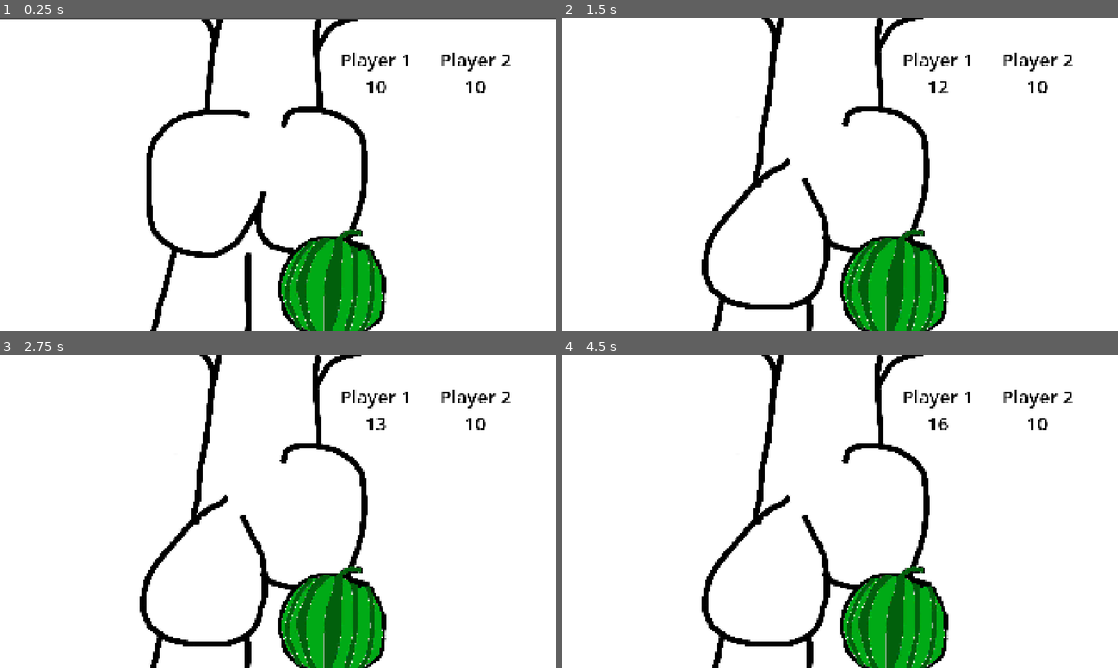
Above: before the commit, frames 1-4 (two rows, left to right).
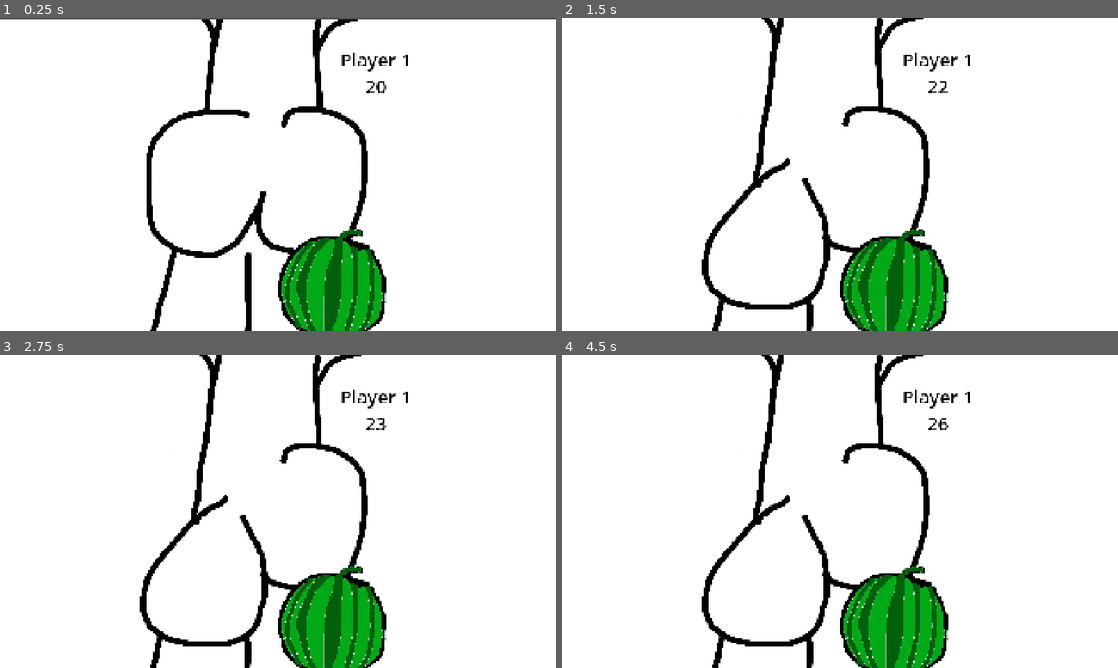
Above: after the commit, the same moments.

Repository: ValT78/minigames
Game: Godot game, scene res://minigames/minigame_fesses.tscn
Same seed, same stepped clock (60 frames per second), same inputs: the game is played once before the commit and once after it. This scene is started directly instead of the project's main scene.
Inputs (mouse positions are in pixels of both pictures, inside the frame that each line leads up to):
- Up to frame 1 (0.25 s): no input
- Up to frame 2 (1.5 s): tap Enter at 0.5 s; move the mouse to (962, 158) at 0.52 s; hold D from 0.53 s (still down); tap Shift at 0.6, 1.35 s; click (962, 158) at 0.67 s; tap W at 0.77 s; tap Space at 1.25 s; move the mouse to (728, 190) at 1.27 s
- Up to frame 3 (2.75 s): tap W at 1.52 s; tap Enter at 2 s; move the mouse to (333, 442) at 2.02 s; release D at 2.03 s; hold A from 2.03 s (still down); tap Shift at 2.1 s
- Up to frame 4 (4.5 s): tap Space at 2.75, 4.25 s; move the mouse to (812, 574) at 2.77 s; release A at 2.78 s; hold D 2.78-4.28 s; tap Shift at 2.85, 3.6, 4.35 s; click (812, 574) at 2.92 s; tap W at 3.02, 3.77 s; tap Enter at 3.5 s; move the mouse to (1006, 558) at 3.52 s; move the mouse to (673, 464) at 4.27 s; hold A from 4.28 s (still down)

The runs differ from the first frame. In frame 1, 0.3% of the frame differs, in the area x 65-92%, y 11-24%; in frame 2, 0.3%; in frame 3, 0.3%; in frame 4, 0.3%.

Commit message:
Move bad input near good input

Diff:
--- a/features/FessesGame/minigame_fesses.gd
+++ b/features/FessesGame/minigame_fesses.gd
@@ -25,11 +25,7 @@
 		return
 
 	PlayerRegistry.join_profile(PlayerRegistry.KEYBOARD_LEFT)
-	PlayerRegistry.join_profile(PlayerRegistry.KEYBOARD_RIGHT)
-
-func bad_input(player: LocalPlayer) -> void:
-	players_countdown[player.id - 1] += 1 # punition
-	players_score_label[player.id - 1].text = str(players_countdown[player.id - 1])
+	#PlayerRegistry.join_profile(PlayerRegistry.KEYBOARD_RIGHT)
 
 func _ready() -> void:
 	_create_direct_test_player_if_needed()
@@ -68,6 +64,10 @@
 	if player.input.action_2_just_pressed: return -dir
 	return 0
 
+func bad_input(player: LocalPlayer) -> void:
+	players_countdown[player.id - 1] += 1 # punition
+	players_score_label[player.id - 1].text = str(players_countdown[player.id - 1])
+
 func good_input(player: LocalPlayer) -> void:
 	players_countdown[player.id - 1] -= 1
 	players_score_label[player.id - 1].text = str(players_countdown[player.id - 1])
